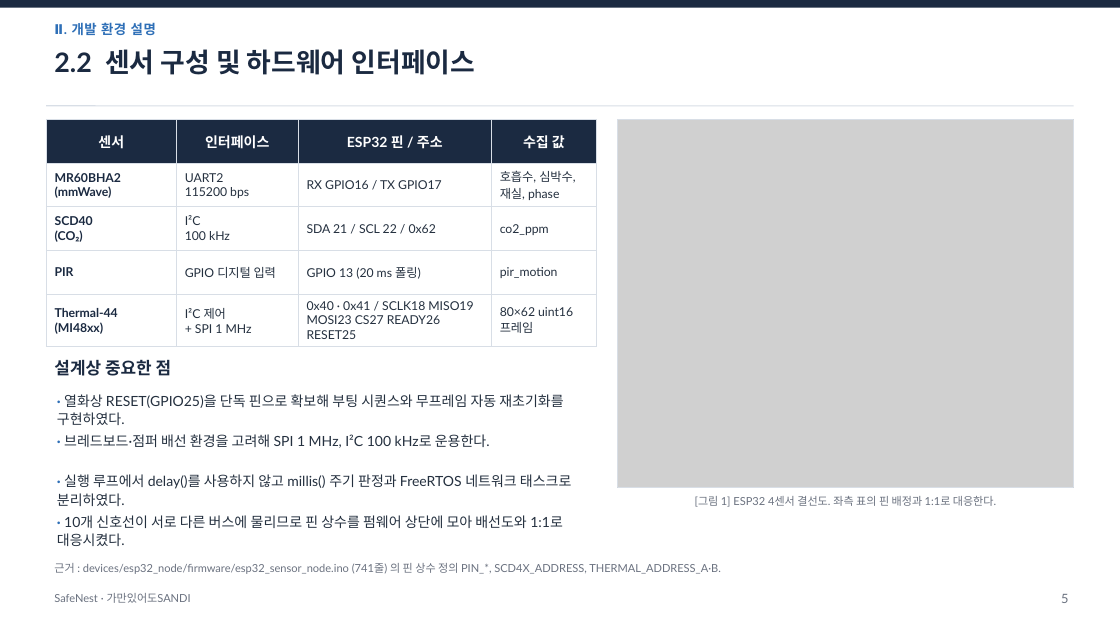
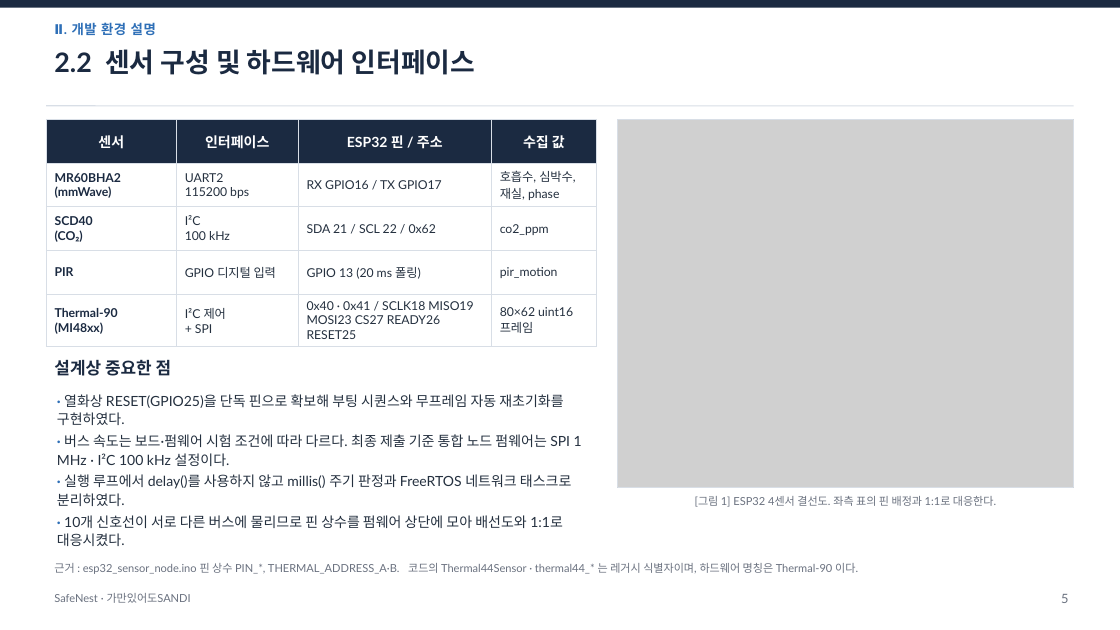
Before and after one commit to jinsu1011/safenest-embedded-competition, a slide deck: slide 6 of final-report/2026ESWContest_자유공모_가만있어도SANDI_개발완료보고서.pptx. Drawn at 1120x630 pixels with LibreOffice and Linux fonts; fonts in the diff are those of the drawing; grey boxes stand for pictures. Boxes give left, top, right and bottom in pixels: in the first picture for what was removed or moved away, otherwise in the second. Text is boxed around its words. In the diff, an @@ line names an element or a change of style, - is before the commit and + after.

```diff
--- a/final-report/2026ESWContest_자유공모_가만있어도SANDI_개발완료보고서.pptx
+++ b/final-report/2026ESWContest_자유공모_가만있어도SANDI_개발완료보고서.pptx
@@ table at [46, 119, 597, 343] @@
-row 5, column 1: Thermal-44 / (MI48xx)
+row 5, column 1: Thermal-90 / (MI48xx)
-row 5, column 2: I²C 제어 / + SPI 1 MHz
+row 5, column 2: I²C 제어 / + SPI
@@ text at [57, 434, 582, 466]: text changed @@
-· 브레드보드·점퍼 배선 환경을 고려해 SPI 1 MHz, I²C 100 kHz로 운용한다.
+· 버스 속도는 보드·펌웨어 시험 조건에 따라 다르다. 최종 제출 기준 통합 노드 펌웨어는 SPI 1 MHz · I²C 100 kHz 설정이다.
@@ text at [54, 563, 858, 574]: text changed @@
-근거 : devices/esp32_node/firmware/esp32_sensor_node.ino (741줄) 의 핀 상수 정의 PIN_*, SCD4X_ADDRESS, THERMAL_ADDRESS_A·B.
+근거 : esp32_sensor_node.ino 핀 상수 PIN_*, THERMAL_ADDRESS_A·B. 코드의 Thermal44Sensor · thermal44_* 는 레거시 식별자이며, 하드웨어 명칭은 Thermal-90 이다.
```
Also in this commit, not shown: 19 other slides changed, 28 other files.
